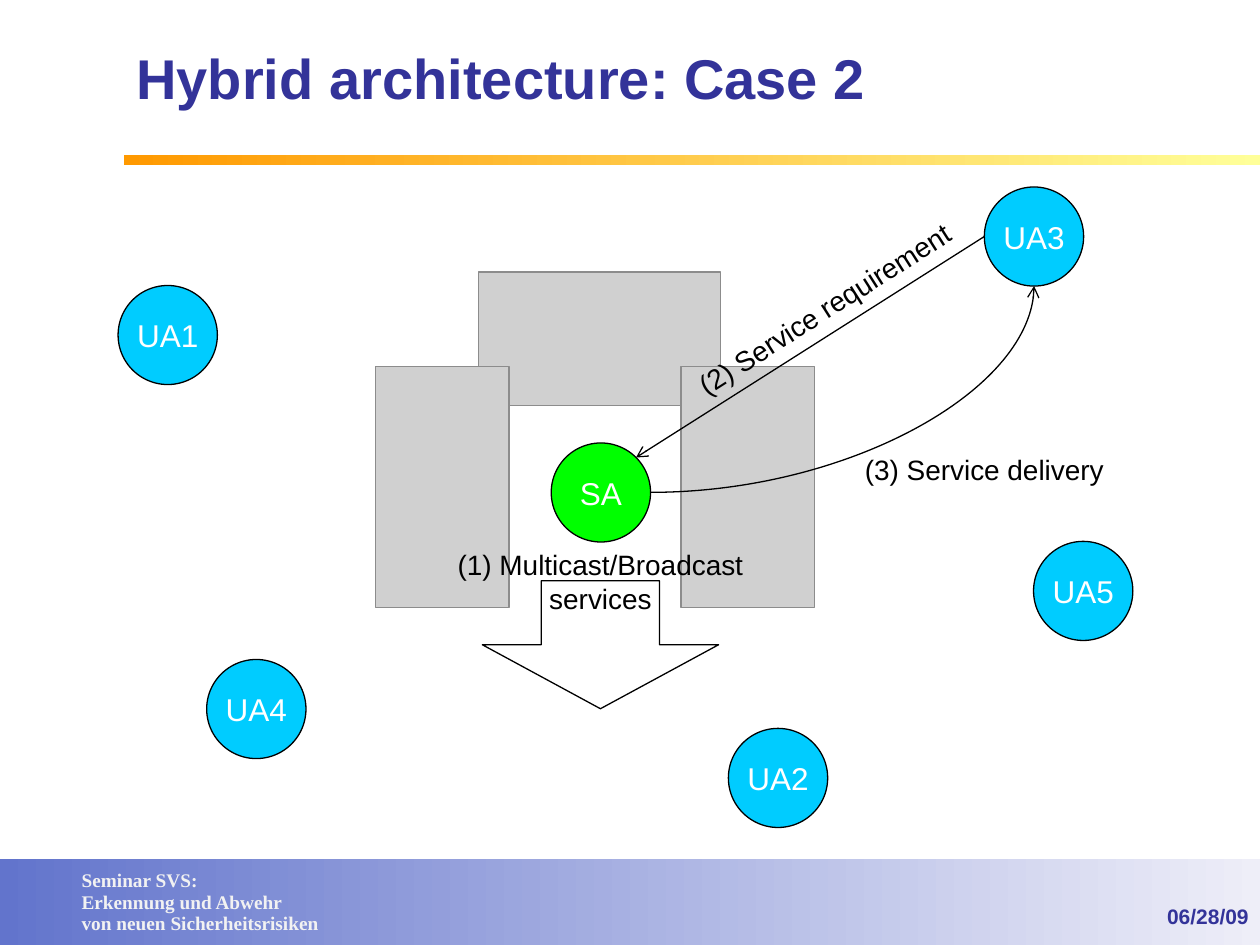
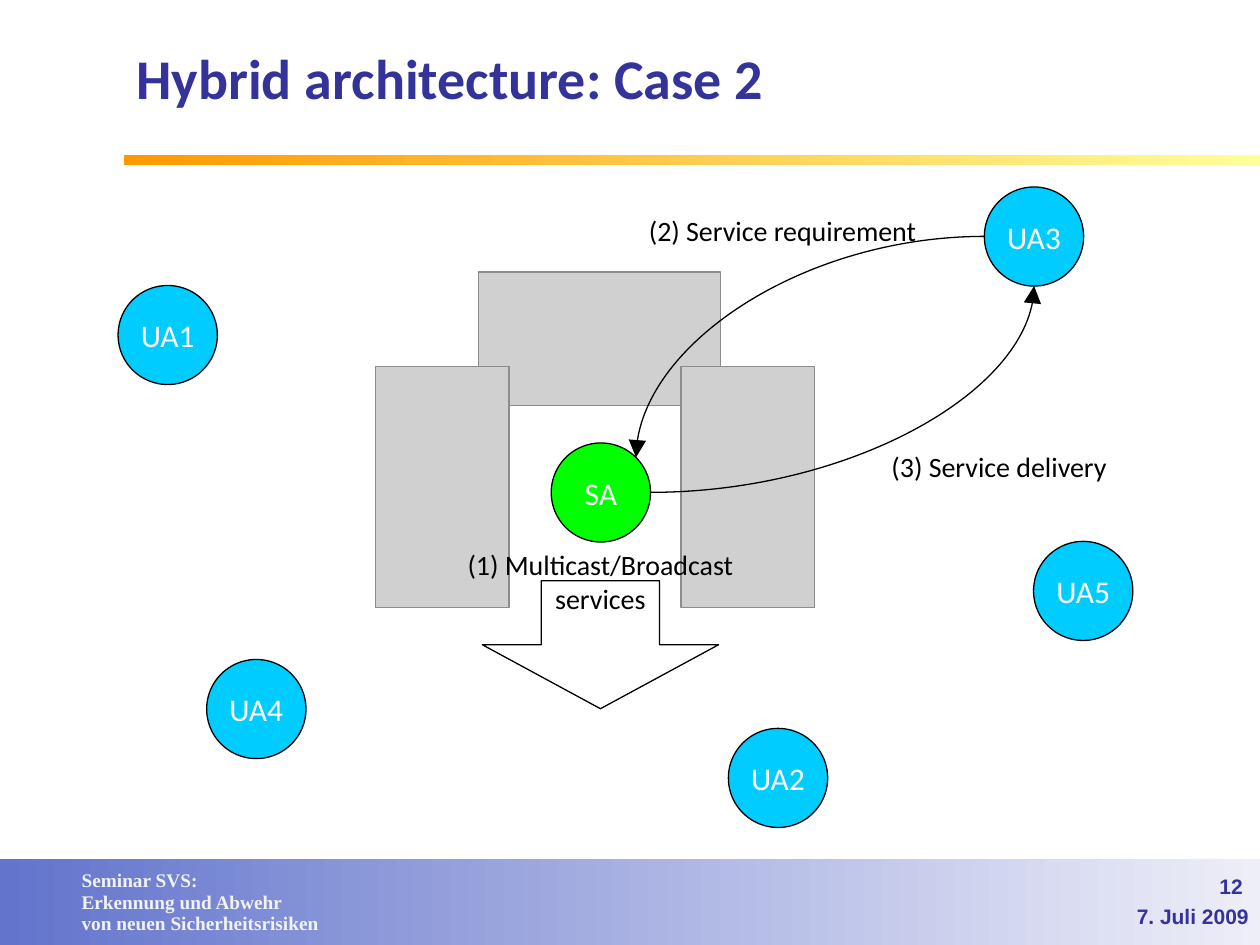
Before and after one commit to lemmy/SecuredSLP, a slide deck: slide 12 of doc/Service Discovery in open networks.ppt (slide 9 before the commit). Drawn at 1260x945 pixels with LibreOffice and Linux fonts; fonts in the diff are those of the drawing; grey boxes stand for pictures; background and template pictures are left out. Boxes give left, top, right and bottom in pixels: in the first picture for what was removed or moved away, otherwise in the second. Text is boxed around its words. In the diff, an @@ line names an element or a change of style, - is before the commit and + after.

Commit message:
Folien: Style einheitlich gemacht, kleine Fehler korrigiert, Use Case und Slider eingefuegt

```diff
--- a/doc/Service Discovery in open networks.ppt
+++ b/doc/Service Discovery in open networks.ppt
@@ text "(2) Service requirement": place and size @@
-text "(2) Service requirement" at <box>707,362,736,402</box>
+text "(2) Service requirement" at <box>649,220,916,248</box>
@@ text "(2) Service requirement" at <box>649,220,916,248</box>: font Arial to Calibri; rotation 327 to 0 degrees @@
@@ arrow (984, 237) - (636, 457): arrow to curved arrow; route changed @@
@@ curved arrow (650, 493) - (1034, 286): arrowheads changed @@
@@ font Arial to Calibri in 9 elements at <box>136,59,763,108</box>, <box>552,444,651,543</box>, <box>1033,542,1133,641</box>, <box>118,286,218,386</box>, <box>728,728,828,828</box>, <box>207,659,306,759</box>, <box>984,186,1084,286</box>, <box>468,552,733,610</box>, <box>891,456,1106,482</box> @@
@@ text "(3) Service delivery": place and size @@
-text "(3) Service delivery" at <box>865,459,1103,485</box>
+text "(3) Service delivery" at <box>891,456,1106,482</box>
@@ page number added at <box>1219,879,1242,894</box>, 12 pt, text #333399, bold @@
+12
@@ text at <box>1137,909,1249,924</box>: text changed @@
-06/28/09
+7. Juli 2009
```
Also in this commit, not shown: 31 other slides changed, 12 slides added, 2 slides removed.
